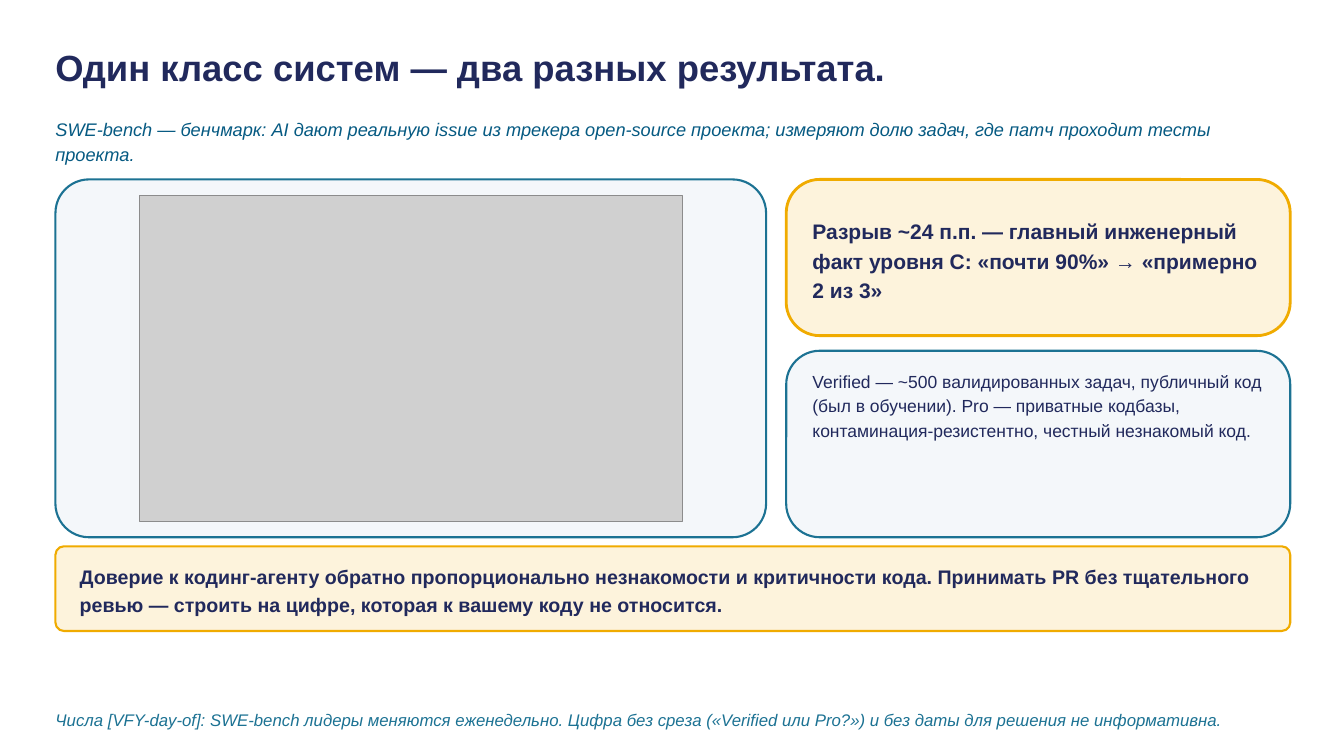
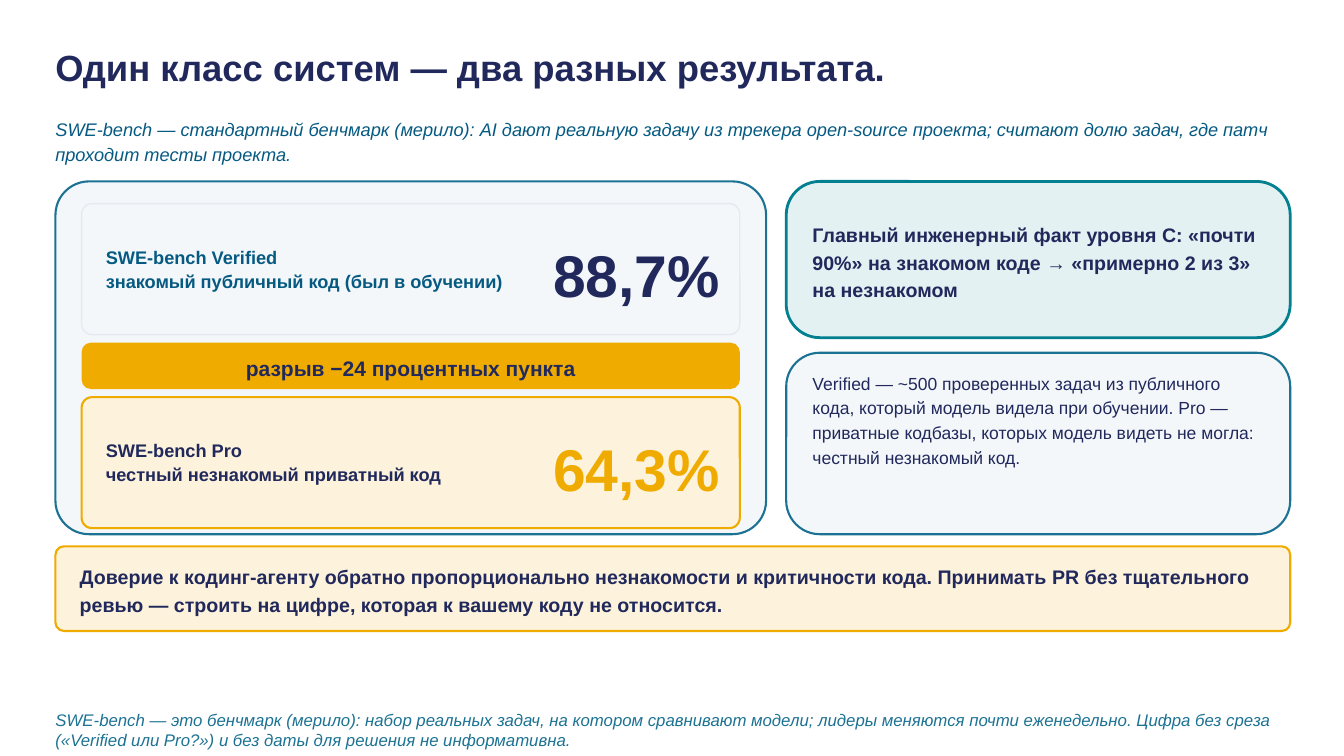
Before and after one commit to tellina-study/AI-usage-lessons, a slide deck: slide 12 of library/lectures/lec-04/rendered/lec-04.pptx. Drawn at 1344x756 pixels with LibreOffice and Linux fonts; fonts in the diff are those of the drawing; grey boxes stand for pictures. Boxes give left, top, right and bottom in pixels: in the first picture for what was removed or moved away, otherwise in the second. Text is boxed around its words. In the diff, an @@ line names an element or a change of style, - is before the commit and + after.

```diff
--- a/library/lectures/lec-04/rendered/lec-04.pptx
+++ b/library/lectures/lec-04/rendered/lec-04.pptx
@@ text at [55,122,1268,165]: text changed @@
-SWE-bench — бенчмарк: AI дают реальную issue из трекера open-source проекта; измеряют долю задач, где патч проходит тесты проекта.
+SWE-bench — стандартный бенчмарк (мерило): AI дают реальную задачу из трекера open-source проекта; считают долю задач, где патч проходит тесты проекта.
@@ rounded rectangle at [55,181,766,534]: proportions changed @@
@@ rounded rectangle added at [82,204,740,335], fill #F4F7FA, outline #E5EAF0 1 pt @@
@@ picture removed at [139,196,682,521] @@
@@ rounded rectangle at [786,181,1291,338]: fill #FDF3DC to #E4F1F2; outline #F0AB00 2 pt to #028090 2 pt @@
@@ text at [812,227,1255,297]: text changed; size 15 to 14 pt @@
-Разрыв ~24 п.п. — главный инженерный факт уровня C: «почти 90%» → «примерно 2 из 3»
+Главный инженерный факт уровня C: «почти 90%» на знакомом коде → «примерно 2 из 3» на незнакомом
@@ text added at [106,250,502,292], 13 pt, text #065A82, bold @@
+SWE-bench Verified
+знакомый публичный код (был в обучении)
@@ text added at [553,256,720,306], 42 pt, text #21295C, bold @@
+88,7%
@@ rounded rectangle added at [82,343,740,389], fill #F0AB00 @@
@@ rounded rectangle at [786,353,1291,534]: proportions changed @@
@@ text added at [246,361,575,380], 15 pt, text #21295C, bold @@
+разрыв −24 процентных пункта
@@ text at [812,377,1253,468]: text changed @@
-Verified — ~500 валидированных задач, публичный код (был в обучении). Pro — приватные кодбазы, контаминация-резистентно, честный незнакомый код.
+Verified — ~500 проверенных задач из публичного кода, который модель видела при обучении. Pro — приватные кодбазы, которых модель видеть не могла: честный незнакомый код.
@@ rounded rectangle added at [82,397,740,528], fill #FDF3DC, outline #F0AB00 1.5 pt @@
@@ text added at [106,443,441,485], 13 pt, text #21295C, bold @@
+SWE-bench Pro
+честный незнакомый приватный код
@@ text added at [553,450,720,500], 42 pt, text #F0AB00, bold @@
+64,3%
@@ text at [55,713,1270,750]: text changed @@
-Числа [VFY-day-of]: SWE-bench лидеры меняются еженедельно. Цифра без среза («Verified или Pro?») и без даты для решения не информативна.
+SWE-bench — это бенчмарк (мерило): набор реальных задач, на котором сравнивают модели; лидеры меняются почти еженедельно. Цифра без среза («Verified или Pro?») и без даты для решения не информативна.
```
Also in this commit, not shown: 23 other slides changed, 2 slides added, 2 slides removed, 9 other files.
